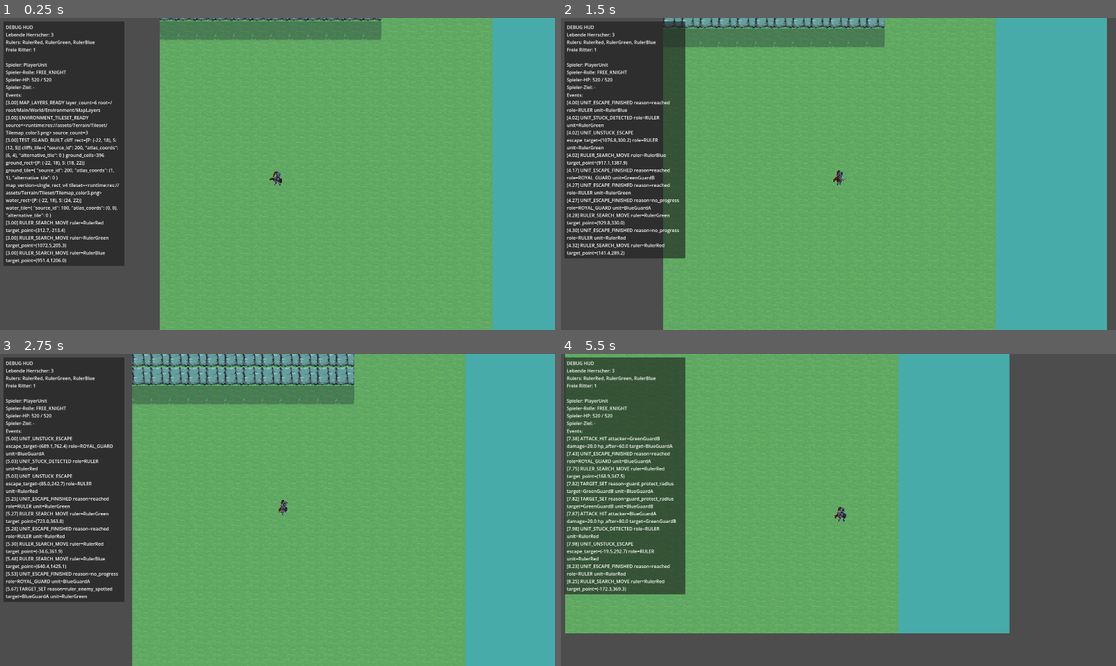
Above: before the commit, frames 1-4 (two rows, left to right).
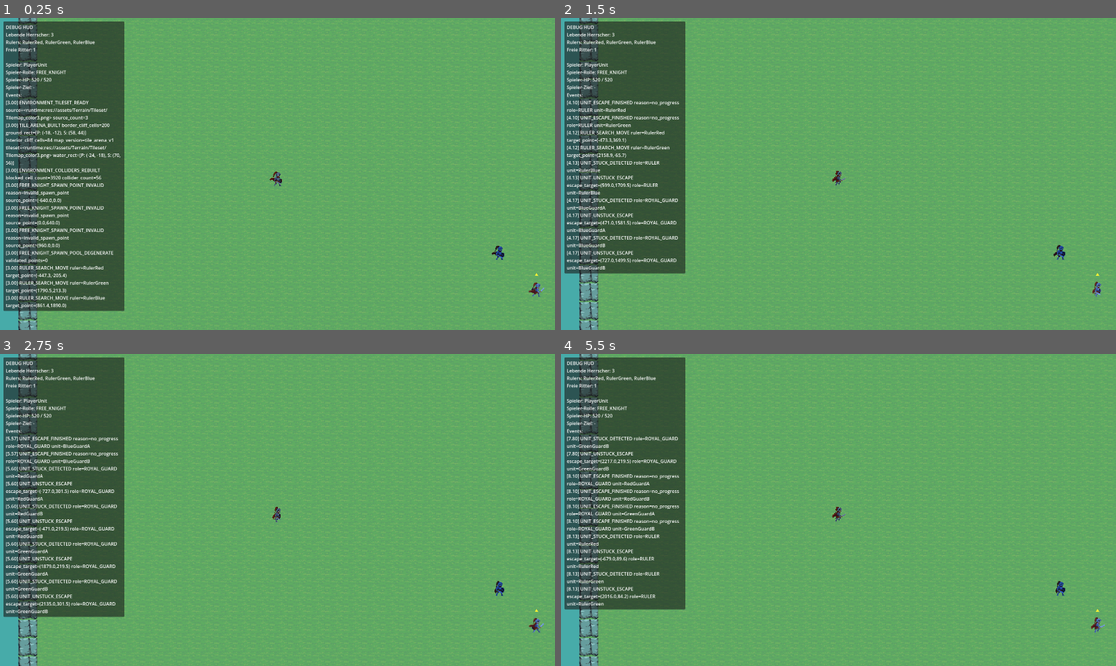
Above: after the commit, the same moments.

Repository: cblab/kingslayer
Game: Godot game, scene res://scenes/Main.tscn
Two runs of this game, one before a commit and one after it. Both use one fixed random seed, a clock stepped at 60 frames per second and the inputs below.
Inputs (mouse positions are in pixels of both pictures, inside the frame that each line leads up to):
- Up to frame 1 (0.25 s): no input
- Up to frame 2 (1.5 s): move the mouse to (960, 158) at 0.52 s; click (960, 158) at 0.67 s; move the mouse to (727, 189) at 1.27 s; click (727, 189) at 1.42 s
- Up to frame 3 (2.75 s): move the mouse to (333, 441) at 2.02 s; click (333, 441) at 2.17 s
- Up to frame 4 (5.5 s): move the mouse to (810, 572) at 2.77 s; click (810, 572) at 2.92 s; move the mouse to (1005, 556) at 3.52 s; click (1005, 556) at 3.67 s; move the mouse to (672, 463) at 4.27 s; click (672, 463) at 4.42 s; move the mouse to (866, 510) at 5.02 s; click (866, 510) at 5.17 s

The runs differ from the first frame. In frame 1, 39% of the frame differs, in the area x 0-100%, y 0-100%; in frame 2, 42%; in frame 3, 44%; in frame 4, 53%.

Commit message:
Replace hybrid world with single large tile arena

Diff:
--- a/scenes/World.tscn
+++ b/scenes/World.tscn
@@ -8,8 +8,6 @@
 
 [node name="Environment" type="Node2D" parent="." unique_id=613762835]
 z_index = -100
-
-[node name="Ground" type="Node2D" parent="Environment" unique_id=1999200667]
 
 [node name="MapLayers" type="Node2D" parent="Environment" unique_id=666136115]
 
@@ -35,28 +33,8 @@
 
 [node name="TerrainCollision" type="Node2D" parent="Environment"]
 
-[node name="WaterEast" type="StaticBody2D" parent="Environment/TerrainCollision"]
-
-[node name="Collision" type="CollisionPolygon2D" parent="Environment/TerrainCollision/WaterEast"]
-polygon = PackedVector2Array(1150, -280, 2200, -280, 2200, 1700, 1150, 1700)
-
-[node name="CliffNorth" type="StaticBody2D" parent="Environment/TerrainCollision"]
-
-[node name="Collision" type="CollisionPolygon2D" parent="Environment/TerrainCollision/CliffNorth"]
-polygon = PackedVector2Array(-520, -280, 1150, -280, 1150, 120, -520, 120)
-
-[node name="CliffInnerWest" type="StaticBody2D" parent="Environment/TerrainCollision"]
-
-[node name="Collision" type="CollisionPolygon2D" parent="Environment/TerrainCollision/CliffInnerWest"]
-polygon = PackedVector2Array(-260, 500, -20, 500, 80, 760, -120, 920, -320, 760)
-
-[node name="CliffInnerMid" type="StaticBody2D" parent="Environment/TerrainCollision"]
-
-[node name="Collision" type="CollisionPolygon2D" parent="Environment/TerrainCollision/CliffInnerMid"]
-polygon = PackedVector2Array(520, 760, 760, 760, 900, 960, 780, 1180, 560, 1160, 430, 940)
-
 [node name="PlayerUnit" parent="." unique_id=963930090 instance=ExtResource("2_unit_scene")]
-position = Vector2(-1000, 2000)
+position = Vector2(-256, 1280)
 free_knight_color = Color(0.45, 0.52, 0.62, 1)
 
 [node name="FollowCamera" type="Camera2D" parent="PlayerUnit" unique_id=693691179]
@@ -64,7 +42,7 @@
 position_smoothing_speed = 8.0
 
 [node name="RulerRed" parent="." unique_id=1903510436 instance=ExtResource("2_unit_scene")]
-position = Vector2(120, 120)
+position = Vector2(-640, 128)
 role = 1
 is_player_controlled = false
 faction_id = 1
@@ -72,7 +50,7 @@
 move_speed = 215.0
 
 [node name="RedGuardA" parent="." unique_id=1628764257 instance=ExtResource("2_unit_scene")]
-position = Vector2(30, 220)
+position = Vector2(-768, 256)
 role = 2
 is_player_controlled = false
 ruler_path = NodePath("../RulerRed")
@@ -82,7 +60,7 @@
 move_speed = 265.0
 
 [node name="RedGuardB" parent="." unique_id=1161582297 instance=ExtResource("2_unit_scene")]
-position = Vector2(220, 220)
+position = Vector2(-512, 256)
 role = 2
 is_player_controlled = false
 ruler_path = NodePath("../RulerRed")
@@ -91,7 +69,7 @@
 move_speed = 265.0
 
 [node name="RulerGreen" parent="." unique_id=1353883016 instance=ExtResource("2_unit_scene")]
-position = Vector2(1330, 120)
+position = Vector2(2048, 128)
 role = 1
 is_player_controlled = false
 faction_id = 2
@@ -99,7 +77,7 @@
 move_speed = 215.0
 
 [node name="GreenGuardA" parent="." unique_id=2145199468 instance=ExtResource("2_unit_scene")]
-position = Vector2(1230, 220)
+position = Vector2(1920, 256)
 role = 2
 is_player_controlled = false
 ruler_path = NodePath("../RulerGreen")
@@ -109,7 +87,7 @@
 move_speed = 265.0
 
 [node name="GreenGuardB" parent="." unique_id=1317894314 instance=ExtResource("2_unit_scene")]
-position = Vector2(1430, 220)
+position = Vector2(2176, 256)
 role = 2
 is_player_controlled = false
 ruler_path = NodePath("../RulerGreen")
@@ -118,7 +96,7 @@
 move_speed = 265.0
 
 [node name="RulerBlue" parent="." unique_id=1785901898 instance=ExtResource("2_unit_scene")]
-position = Vector2(730, 980)
+position = Vector2(640, 1664)
 role = 1
 is_player_controlled = false
 faction_id = 3
@@ -126,7 +104,7 @@
 move_speed = 215.0
 
 [node name="BlueGuardA" parent="." unique_id=553960708 instance=ExtResource("2_unit_scene")]
-position = Vector2(620, 900)
+position = Vector2(512, 1536)
 role = 2
 is_player_controlled = false
 ruler_path = NodePath("../RulerBlue")
@@ -136,7 +114,7 @@
 move_speed = 265.0
 
 [node name="BlueGuardB" parent="." unique_id=22854510 instance=ExtResource("2_unit_scene")]
-position = Vector2(840, 900)
+position = Vector2(768, 1536)
 role = 2
 is_player_controlled = false
 ruler_path = NodePath("../RulerBlue")
--- a/scripts/world.gd
+++ b/scripts/world.gd
@@ -6,9 +6,9 @@
 @export var periodic_free_knight_spawn_interval: float = 22.0
 @export var periodic_free_knight_spawn_enabled: bool = true
 @export var periodic_free_knight_spawn_points: PackedVector2Array = PackedVector2Array([
-	Vector2(120.0, 120.0),
-	Vector2(1330.0, 120.0),
-	Vector2(730.0, 980.0),
+	Vector2(-640.0, 0.0),
+	Vector2(0.0, 640.0),
+	Vector2(960.0, 0.0),
 ])
 @export var environment_tileset: TileSet
 
@@ -31,7 +31,7 @@
 const _SPAWN_JITTER_RADIUS: float = 24.0
 const _ENVIRONMENT_ROOT_NAME := "Environment"
 const _MAP_LAYERS_ROOT_NAME := "MapLayers"
-const _ENV_COLLIDERS_ROOT_NAME := "Colliders"
+const _ENV_COLLIDERS_ROOT_NAME := "TerrainCollision"
 const _ENVIRONMENT_ROOT_Z_INDEX := -100
 const _ENV_TILE_SIZE := Vector2i(64, 64)
 const _ENV_TERRAIN_TEXTURE_PATH := "res://assets/Terrain/Tileset/Tilemap_color3.png"
@@ -40,7 +40,7 @@
 const _ENV_SOURCE_WATER := 100
 const _ENV_SOURCE_TERRAIN := 200
 const _ENV_SOURCE_SHADOW := 300
-const _TEST_MAP_VERSION := "single_rect_v4"
+const _TEST_MAP_VERSION := "tile_arena_v1"
 const _MAP_LAYER_CONFIGS := [
 	{"name": "Water", "z_index": 0, "y_sort_enabled": false, "y_sort_origin": 0},
 	{"name": "Ground", "z_index": 10, "y_sort_enabled": false, "y_sort_origin": 0},
@@ -56,8 +56,9 @@
 func _ready() -> void:
 	_spawn_rng.randomize()
 	_periodic_spawn_cooldown = periodic_free_knight_spawn_interval
+	_setup_map_infrastructure()
+	_snap_initial_units_to_walkable_ground()
 	_prepare_periodic_free_knight_spawn_points()
-	_setup_map_infrastructure()
 	_stabilize_world_state()
 	_refresh_debug_hud()
 
@@ -88,8 +89,8 @@
 	var environment_setup := _load_environment_tileset()
 	_apply_environment_tileset_to_layers(environment_setup.get("tileset", null) as TileSet)
 	_log_environment_tileset_state(environment_setup)
-	if not _map_layers_have_tiles(layers):
-		_build_test_island(environment_setup, layers)
+	_build_tile_arena(environment_setup, layers)
+	_rebuild_environment_colliders_from_tiles(layers)
 
 func _ensure_map_layers() -> Dictionary:
 	var layers: Dictionary = {}
@@ -262,17 +263,17 @@
 			return true
 	return false
 
-func _build_test_island(environment_setup: Dictionary, layers: Dictionary) -> void:
+func _build_tile_arena(environment_setup: Dictionary, layers: Dictionary) -> void:
 	var tileset := environment_setup.get("tileset", null) as TileSet
 	if tileset == null:
-		log_event("TEST_ISLAND_SKIPPED", {
+		log_event("TILE_ARENA_SKIPPED", {
 			"reason": "missing_environment_tileset",
 		})
 		return
 
 	var tile_refs := _pick_test_island_tile_refs(tileset)
 	if tile_refs.is_empty():
-		log_event("TEST_ISLAND_SKIPPED", {
+		log_event("TILE_ARENA_SKIPPED", {
 			"reason": "tileset_has_no_atlas_tiles",
 		})
 		return
@@ -287,87 +288,138 @@
 	var ground_layer := layers.get("Ground", null) as TileMapLayer
 	var shadow_layer := layers.get("Shadows", null) as TileMapLayer
 	var cliff_layer := layers.get("Cliffs", null) as TileMapLayer
-	var props_ground_layer := layers.get("PropsGround", null) as TileMapLayer
-	var props_plateau_layer := layers.get("PropsPlateau", null) as TileMapLayer
-	var water_rect := Rect2i(-22, 18, 24, 22)
-	var ground_rect := Rect2i(Vector2i(-22, 18), Vector2i(18, 22))
-	var cliff_rect := Rect2i(Vector2i(-22, 18), Vector2i(12, 5))
+
+	var ground_rect := Rect2i(Vector2i(-18, -12), Vector2i(58, 44))
+	var water_rect := ground_rect.grow(6)
+	var border_cliffs := _build_border_cliff_cells(ground_rect)
+	var interior_cliffs := _build_interior_cliff_cells()
+	var all_cliffs := border_cliffs + interior_cliffs
+	var shadow_cells := _build_border_shadow_cells(ground_rect)
 
 	_paint_rect(water_layer, water_rect, tile_refs.get("Water", {}))
-	var ground_cells := _build_test_island_ground_cells()
-	var cliff_cells := _build_test_island_cliff_cells()
-	_paint_cells(ground_layer, ground_cells, tile_refs.get("Ground", {}))
-	_paint_cells(cliff_layer, cliff_cells, tile_refs.get("Cliffs", {}))
-	_paint_cells(shadow_layer, _build_test_island_shadow_cells(), tile_refs.get("Shadows", {}))
-	_paint_cells(props_ground_layer, _build_test_island_props_ground_cells(), tile_refs.get("PropsGround", {}))
-	_paint_cells(props_plateau_layer, _build_test_island_props_plateau_cells(), tile_refs.get("PropsPlateau", {}))
-
-	for layer_node in [
-		water_layer,
-		ground_layer,
-		shadow_layer,
-		cliff_layer,
-		props_ground_layer,
-		props_plateau_layer,
-	]:
+	_paint_rect(ground_layer, ground_rect, tile_refs.get("Ground", {}))
+	_paint_cells(cliff_layer, all_cliffs, tile_refs.get("Cliffs", {}))
+	_paint_cells(shadow_layer, shadow_cells, tile_refs.get("Shadows", {}))
+
+	for layer_name in ["PropsGround", "PropsPlateau"]:
+		var props_layer := layers.get(layer_name, null) as TileMapLayer
+		if props_layer != null:
+			props_layer.clear()
+
+	for layer_node in [water_layer, ground_layer, cliff_layer, shadow_layer]:
 		if layer_node != null:
 			layer_node.update_internals()
 
-	log_event("TEST_ISLAND_BUILT", {
-		"cliff_rect": cliff_rect,
-		"cliffs_tile": tile_refs.get("Cliffs", {}),
-		"ground_cells": ground_cells.size(),
+	log_event("TILE_ARENA_BUILT", {
 		"ground_rect": ground_rect,
-		"ground_tile": tile_refs.get("Ground", {}),
+		"water_rect": water_rect,
+		"border_cliff_cells": border_cliffs.size(),
+		"interior_cliff_cells": interior_cliffs.size(),
 		"map_version": _TEST_MAP_VERSION,
 		"tileset": str(environment_setup.get("source_path", "<runtime>")),
-		"water_rect": water_rect,
-		"water_tile": tile_refs.get("Water", {}),
 	})
 
-func _rebuild_environment_colliders() -> void:
-	var water_rect := Rect2i(-22, 18, 24, 22)
-	var ground_rect := Rect2i(Vector2i(-22, 18), Vector2i(18, 22))
-	var cliff_rect := Rect2i(Vector2i(-22, 18), Vector2i(12, 5))
-	var water_strip_rect := Rect2i(
-		Vector2i(ground_rect.end.x, water_rect.position.y),
-		Vector2i(water_rect.end.x - ground_rect.end.x, water_rect.size.y)
-	)
-
+func _rebuild_environment_colliders_from_tiles(layers: Dictionary) -> void:
 	var colliders_root := _ensure_environment_colliders_root()
 	for child in colliders_root.get_children():
 		colliders_root.remove_child(child)
 		child.queue_free()
 
-	var collider_count := 0
-	collider_count += _add_environment_collider_rect(colliders_root, "WaterRight", water_strip_rect)
-	collider_count += _add_environment_collider_rect(colliders_root, "CliffTop", cliff_rect)
-
+	var blocked_cells := {}
+	for layer_name in ["Water", "Cliffs"]:
+		var layer := layers.get(layer_name, null) as TileMapLayer
+		if layer == null:
+			continue
+		for cell in layer.get_used_cells():
+			blocked_cells[cell] = true
+
+	var collider_count := _add_environment_colliders_for_blocked_cells(colliders_root, blocked_cells)
 	log_event("ENVIRONMENT_COLLIDERS_REBUILT", {
-		"cliff_rect": cliff_rect,
+		"blocked_cell_count": blocked_cells.size(),
 		"collider_count": collider_count,
-		"water_strip_rect": water_strip_rect,
 	})
 
-func _add_environment_collider_rect(parent: Node, name: String, tile_rect: Rect2i) -> int:
-	if parent == null or tile_rect.size.x <= 0 or tile_rect.size.y <= 0:
+func _add_environment_colliders_for_blocked_cells(parent: Node, blocked_cells: Dictionary) -> int:
+	if parent == null or blocked_cells.is_empty():
 		return 0
 
+	var rows := {}
+	for cell in blocked_cells.keys():
+		var c := cell as Vector2i
+		if not rows.has(c.y):
+			rows[c.y] = []
+		(rows[c.y] as Array).append(c.x)
+
+	var row_keys := rows.keys()
+	row_keys.sort()
+	var collider_index := 0
+	for y in row_keys:
+		var xs := rows[y] as Array
+		xs.sort()
+		if xs.is_empty():
+			continue
+		var run_start := int(xs[0])
+		var run_end := run_start
+		for i in range(1, xs.size()):
+			var x := int(xs[i])
+			if x == run_end + 1:
+				run_end = x
+				continue
+			collider_index += _add_environment_collider_run(parent, collider_index, run_start, run_end, int(y))
+			run_start = x
+			run_end = x
+		collider_index += _add_environment_collider_run(parent, collider_index, run_start, run_end, int(y))
+
+	return collider_index
+
+func _add_environment_collider_run(parent: Node, collider_index: int, start_x: int, end_x: int, y: int) -> int:
+	if end_x < start_x:
+		return 0
+
+	var width := (end_x - start_x) + 1
+	var world_size := Vector2(width * _ENV_TILE_SIZE.x, _ENV_TILE_SIZE.y)
+
 	var body := StaticBody2D.new()
-	body.name = name
+	body.name = "Blocked_%d" % collider_index
 	parent.add_child(body)
 
 	var shape := CollisionShape2D.new()
 	var rectangle := RectangleShape2D.new()
-	var world_size := Vector2(tile_rect.size.x * _ENV_TILE_SIZE.x, tile_rect.size.y * _ENV_TILE_SIZE.y)
 	rectangle.size = world_size
 	shape.shape = rectangle
 	shape.position = Vector2(
-		(tile_rect.position.x * _ENV_TILE_SIZE.x) + (world_size.x * 0.5),
-		(tile_rect.position.y * _ENV_TILE_SIZE.y) + (world_size.y * 0.5)
+		(start_x * _ENV_TILE_SIZE.x) + (world_size.x * 0.5),
+		(y * _ENV_TILE_SIZE.y) + (world_size.y * 0.5)
 	)
 	body.add_child(shape)
 	return 1
+
+func _build_border_cliff_cells(ground_rect: Rect2i) -> Array[Vector2i]:
+	var cells: Array[Vector2i] = []
+	for y in range(ground_rect.position.y, ground_rect.end.y):
+		for x in range(ground_rect.position.x, ground_rect.end.x):
+			if x == ground_rect.position.x \
+			or x == ground_rect.end.x - 1 \
+			or y == ground_rect.position.y \
+			or y == ground_rect.end.y - 1:
+				cells.append(Vector2i(x, y))
+	return cells
+
+func _build_interior_cliff_cells() -> Array[Vector2i]:
+	var cells: Array[Vector2i] = []
+	for y in range(-1, 5):
+		for x in range(4, 10):
+			cells.append(Vector2i(x, y))
+	for y in range(12, 18):
+		for x in range(20, 28):
+			cells.append(Vector2i(x, y))
+	return cells
+
+func _build_border_shadow_cells(ground_rect: Rect2i) -> Array[Vector2i]:
+	var cells: Array[Vector2i] = []
+	for x in range(ground_rect.position.x, ground_rect.end.x):
+		cells.append(Vector2i(x, ground_rect.position.y + 1))
+	return cells
 
 func _pick_test_island_tile_refs(tileset: TileSet) -> Dictionary:
 	var preferred_tile_refs := {
@@ -522,33 +574,63 @@
 		int(tile_ref.get("alternative_tile", 0))
 	)
 
-func _build_test_island_ground_cells() -> Array[Vector2i]:
-	var cells: Array[Vector2i] = []
-	var main_ground_rect := Rect2i(Vector2i(-22, 18), Vector2i(18, 22))
-	for y in range(main_ground_rect.position.y, main_ground_rect.end.y):
-		for x in range(main_ground_rect.position.x, main_ground_rect.end.x):
-			cells.append(Vector2i(x, y))
-	return cells
-
-func _build_test_island_cliff_cells() -> Array[Vector2i]:
-	var cells: Array[Vector2i] = []
-	var plateau_rect := Rect2i(Vector2i(-22, 18), Vector2i(12, 5))
-	for y in range(plateau_rect.position.y, plateau_rect.end.y):
-		for x in range(plateau_rect.position.x, plateau_rect.end.x):
-			cells.append(Vector2i(x, y))
-	return cells
-
-func _build_test_island_shadow_cells() -> Array[Vector2i]:
-	var cells: Array[Vector2i] = []
-	for x in range(-22, -10):
-		cells.append(Vector2i(x, 23))
-	return cells
-
-func _build_test_island_props_ground_cells() -> Array[Vector2i]:
-	return []
-
-func _build_test_island_props_plateau_cells() -> Array[Vector2i]:
-	return []
+func _world_to_cell(world_position: Vector2) -> Vector2i:
+	return Vector2i(
+		int(floor(world_position.x / float(_ENV_TILE_SIZE.x))),
+		int(floor(world_position.y / float(_ENV_TILE_SIZE.y)))
+	)
+
+func _is_walkable_cell(cell: Vector2i) -> bool:
+	var layers := _ensure_map_layers()
+	var ground_layer := layers.get("Ground", null) as TileMapLayer
+	if ground_layer == null:
+		return false
+	if ground_layer.get_cell_source_id(cell) == -1:
+		return false
+
+	for blocking_layer_name in ["Water", "Cliffs"]:
+		var blocking_layer := layers.get(blocking_layer_name, null) as TileMapLayer
+		if blocking_layer == null:
+			continue
+		if blocking_layer.get_cell_source_id(cell) != -1:
+			return false
+	return true
+
+func _is_walkable_world_point(world_position: Vector2) -> bool:
+	return _is_walkable_cell(_world_to_cell(world_position))
+
+func _find_nearest_walkable_world_point(world_position: Vector2, max_radius_cells: int = 6) -> Vector2:
+	var origin_cell := _world_to_cell(world_position)
+	if _is_walkable_cell(origin_cell):
+		return world_position
+
+	for radius in range(1, max_radius_cells + 1):
+		for y in range(origin_cell.y - radius, origin_cell.y + radius + 1):
+			for x in range(origin_cell.x - radius, origin_cell.x + radius + 1):
+				if abs(x - origin_cell.x) != radius and abs(y - origin_cell.y) != radius:
+					continue
+				var candidate_cell := Vector2i(x, y)
+				if not _is_walkable_cell(candidate_cell):
+					continue
+				return Vector2(
+					(candidate_cell.x * _ENV_TILE_SIZE.x) + (_ENV_TILE_SIZE.x * 0.5),
+					(candidate_cell.y * _ENV_TILE_SIZE.y) + (_ENV_TILE_SIZE.y * 0.5)
+				)
+
+	return Vector2.INF
+
+func _snap_initial_units_to_walkable_ground() -> void:
+	for unit in _get_live_units():
+		if _is_walkable_world_point(unit.global_position):
+			continue
+		var fallback := _find_nearest_walkable_world_point(unit.global_position, 14)
+		if fallback == Vector2.INF:
+			continue
+		unit.global_position = fallback
+		log_event("UNIT_START_RELOCATED", {
+			"unit": unit.name,
+			"position": unit.global_position,
+		})
 
 func _process(delta: float) -> void:
 	_stabilize_cooldown -= delta
@@ -926,7 +1008,9 @@
 func _resolve_valid_spawn_point(raw_spawn_point: Vector2) -> Vector2:
 	if not ruler_search_bounds.has_point(raw_spawn_point):
 		return Vector2.INF
-	return raw_spawn_point
+	if _is_walkable_world_point(raw_spawn_point):
+		return raw_spawn_point
+	return _find_nearest_walkable_world_point(raw_spawn_point, 12)
 
 func _transfer_ruler_identity(dead_ruler: Unit, successor: Unit) -> void:
 	if not _is_valid_live_unit(dead_ruler):
